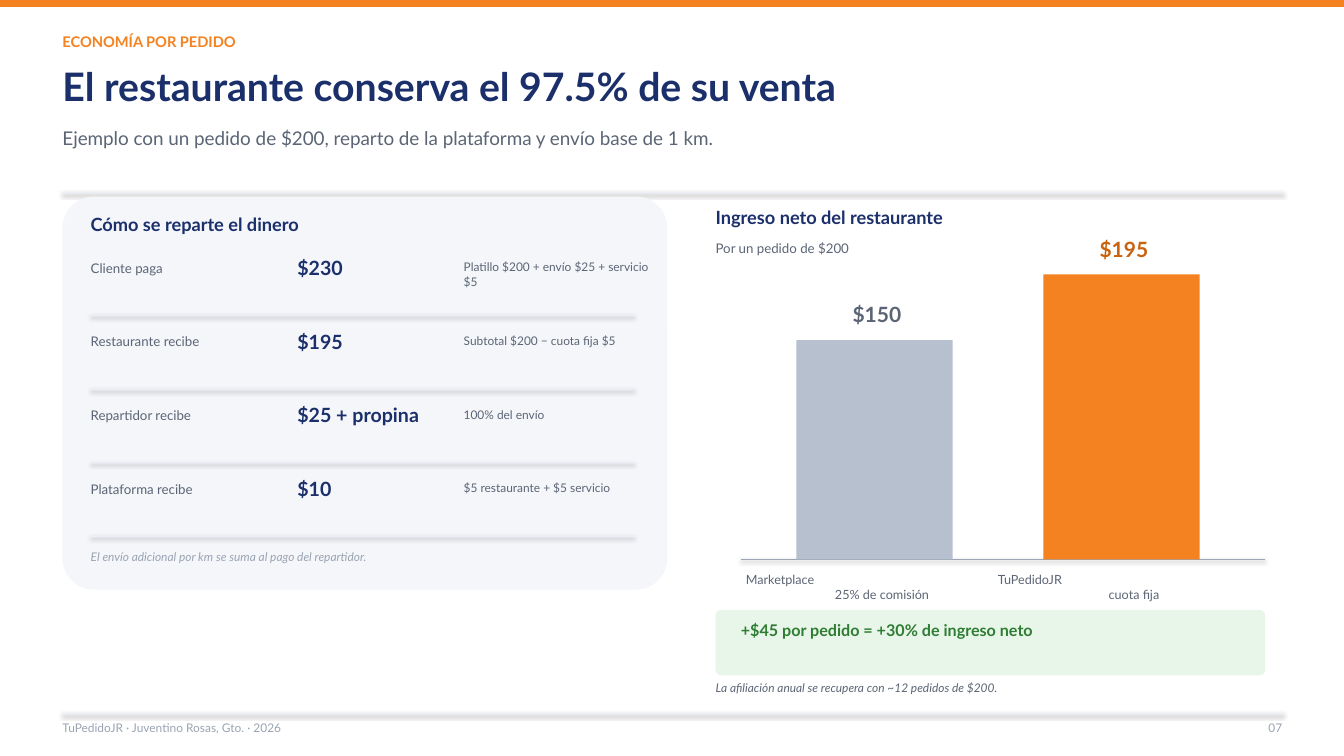
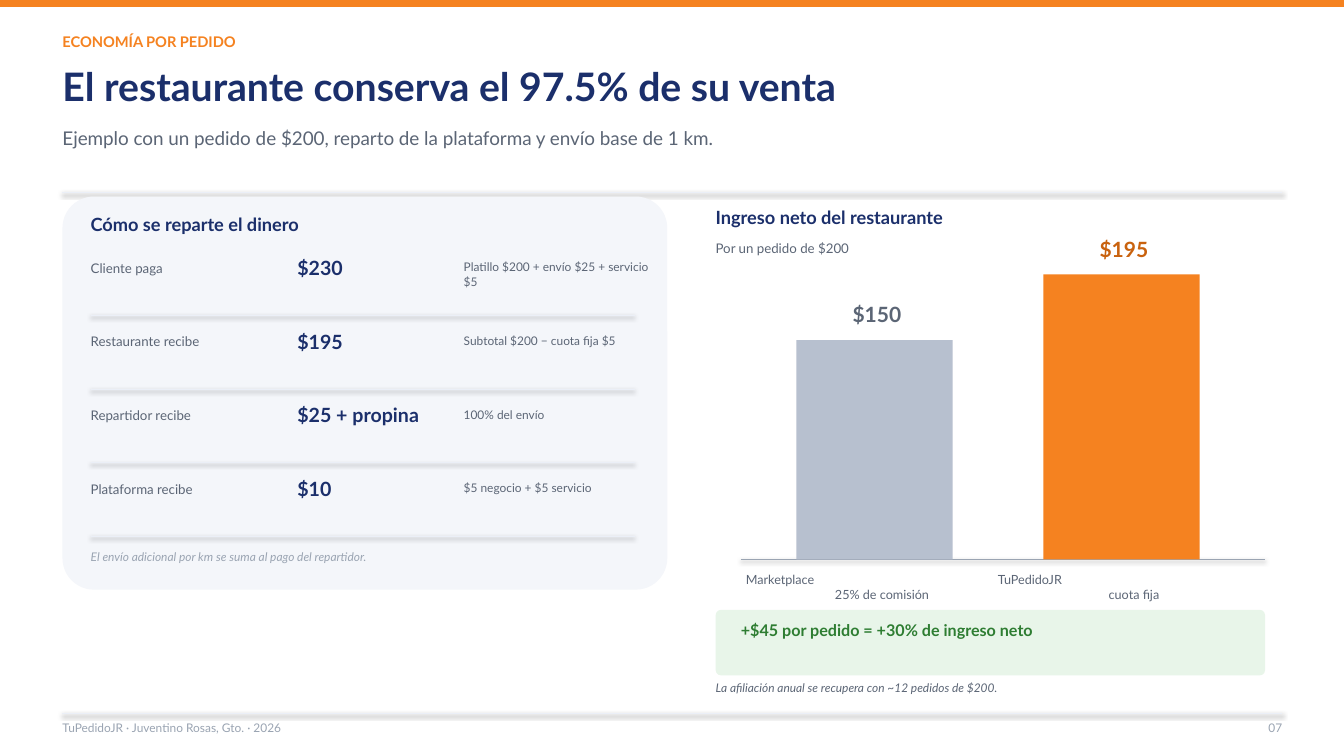
Before and after one commit to Lodoman-old/TuPedidoJR, a slide deck: slide 7 of docs/presentacion/TuPedidoJR_Propuesta_2026.pptx. Drawn at 1344x756 pixels with LibreOffice and Linux fonts; fonts in the diff are those of the drawing. Boxes give left, top, right and bottom in pixels: in the first picture for what was removed or moved away, otherwise in the second. Text is boxed around its words. In the diff, an @@ line names an element or a change of style, - is before the commit and + after.

```diff
--- a/docs/presentacion/TuPedidoJR_Propuesta_2026.pptx
+++ b/docs/presentacion/TuPedidoJR_Propuesta_2026.pptx
@@ text at (464, 482, 592, 494): text changed @@
-$5 restaurante + $5 servicio
+$5 negocio + $5 servicio
```
Also in this commit, not shown: 7 other slides changed, 10 other files.
